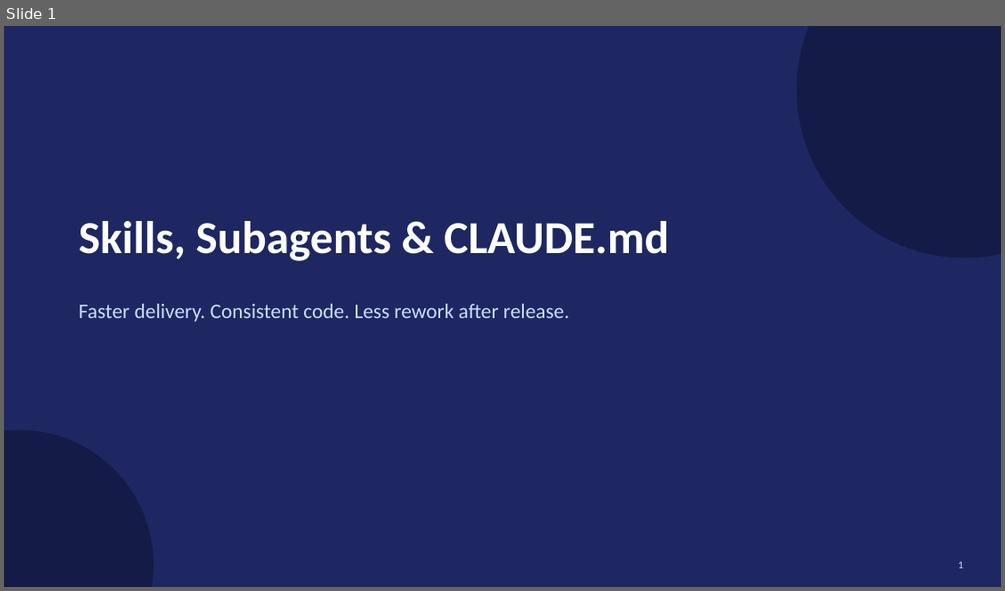
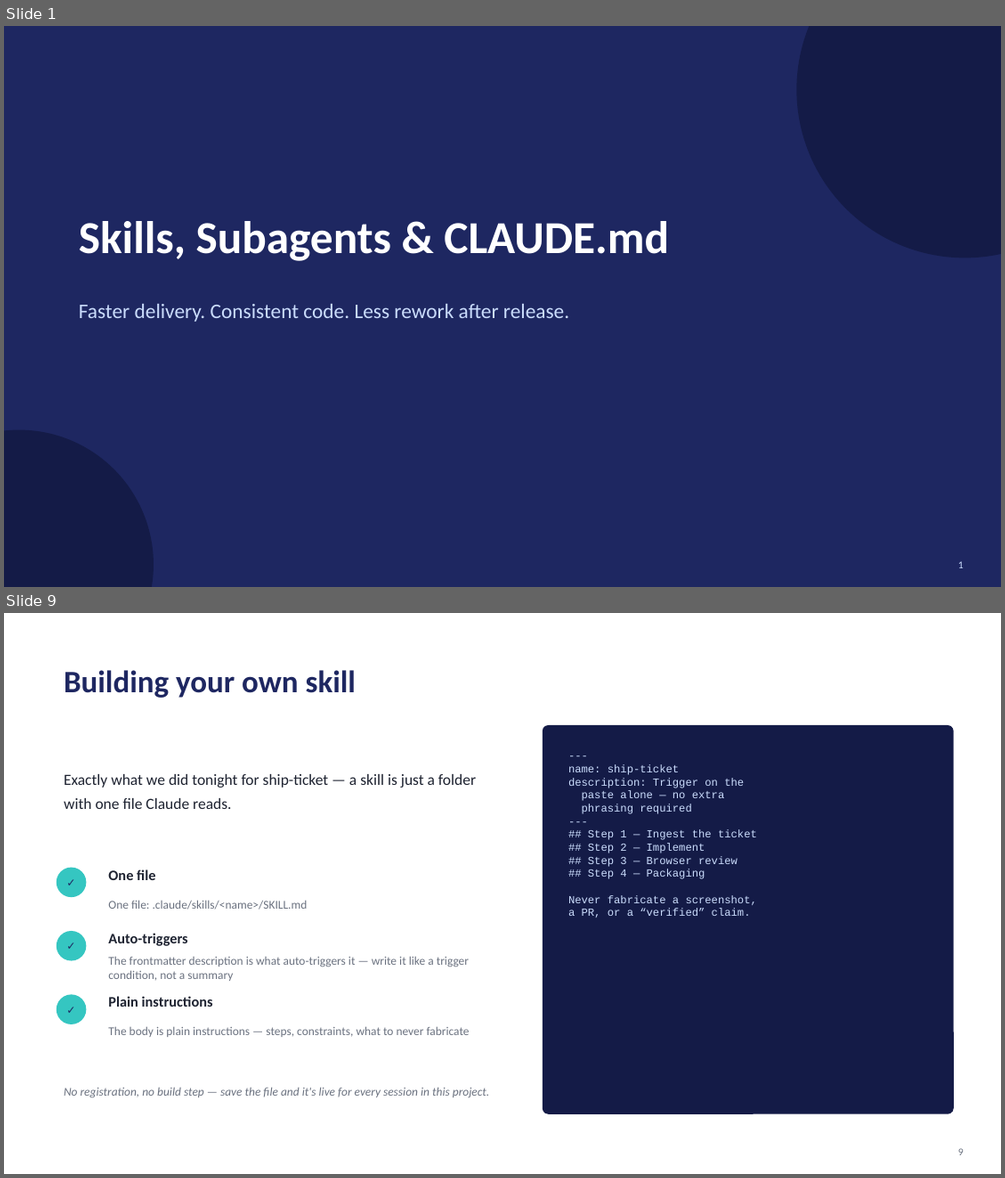
Before and after one commit to RedefineVishw/Demo-Project, a slide deck: ship-ticket-demo.pptx. Shown one above the other, each under a label of ours: slide 1 before the commit, slides 1 and 9 after it; the slides between them are not shown. The pictures are 1005x591 and 1005x1178 pixels, drawn with LibreOffice and Linux fonts; fonts in the diff are those of the drawing. Boxes give left, top, right and bottom in pixels: in the first picture for what was removed or moved away, otherwise in the second. Text is boxed around its words. In the diff, an @@ line names an element or a change of style, - is before the commit and + after.

```diff
--- a/ship-ticket-demo.pptx
+++ b/ship-ticket-demo.pptx
@@ slide 9 added at (4,613,1001,1174), background #FFFFFF @@
@@ text added at (64,670,356,698), 30 pt, text #1E2761, bold @@
+Building your own skill
@@ rounded rectangle added at (542,725,954,1114), fill #141B47 @@
@@ text added at (568,764,757,917), 10.5 pt, text #CADCFC @@
+---
+name: ship-ticket
+description: Trigger on the
+paste alone — no extra
+phrasing required
+---
+## Step 1 — Ingest the ticket
+## Step 2 — Implement
+## Step 3 — Browser review
+## Step 4 — Packaging
+Never fabricate a screenshot,
+a PR, or a “verified” claim.
@@ text added at (64,774,476,809), 15 pt, text #1E2331 @@
+Exactly what we did tonight for ship-ticket — a skill is just a folder with one file Claude reads.
@@ ellipse added at (57,868,86,897), fill #35C6C1 @@
@@ text added at (57,868,86,897), 10.4 pt, text #1E2761, bold @@
+✓
@@ text added at (108,869,155,880), 14 pt, text #1E2331, bold @@
+One file
@@ text added at (108,900,307,909), 11.5 pt, text #6B7280 @@
+One file: .claude/skills/<name>/SKILL.md
@@ ellipse added at (57,931,86,961), fill #35C6C1 @@
@@ text added at (57,931,86,961), 10.4 pt, text #1E2761, bold @@
+✓
@@ text added at (108,933,187,946), 14 pt, text #1E2331, bold @@
+Auto-triggers
@@ text added at (108,956,469,981), 11.5 pt, text #6B7280 @@
+The frontmatter description is what auto-triggers it — write it like a trigger condition, not a summary
@@ ellipse added at (57,995,86,1024), fill #35C6C1 @@
@@ text added at (57,995,86,1024), 10.4 pt, text #1E2761, bold @@
+✓
@@ text added at (108,996,213,1006), 14 pt, text #1E2331, bold @@
+Plain instructions
@@ text added at (108,1026,469,1037), 11.5 pt, text #6B7280 @@
+The body is plain instructions — steps, constraints, what to never fabricate
@@ text added at (64,1086,489,1097), 11.5 pt, text #6B7280, italic @@
+No registration, no build step — save the file and it's live for every session in this project.
@@ text added at (958,1148,963,1155), 10 pt, text #6B7280 @@
+9
```
Also in this commit, not shown: 15 slides changed, 4 other slides added, 2 slides removed, 5 other files.
